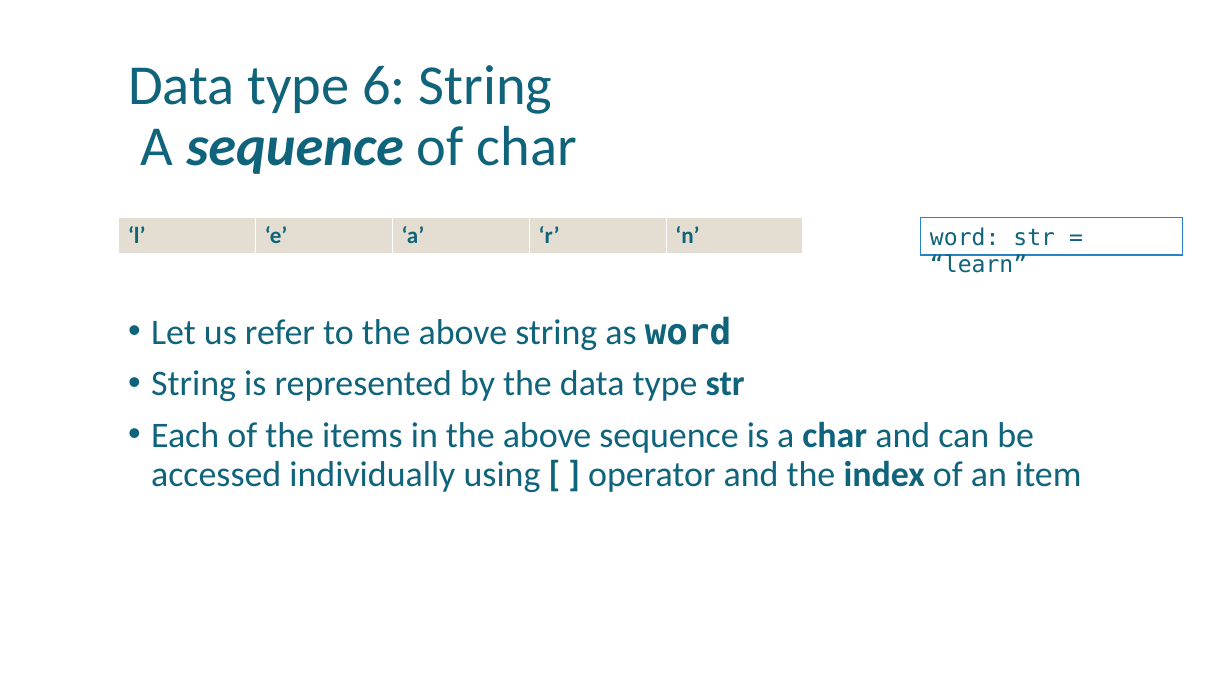
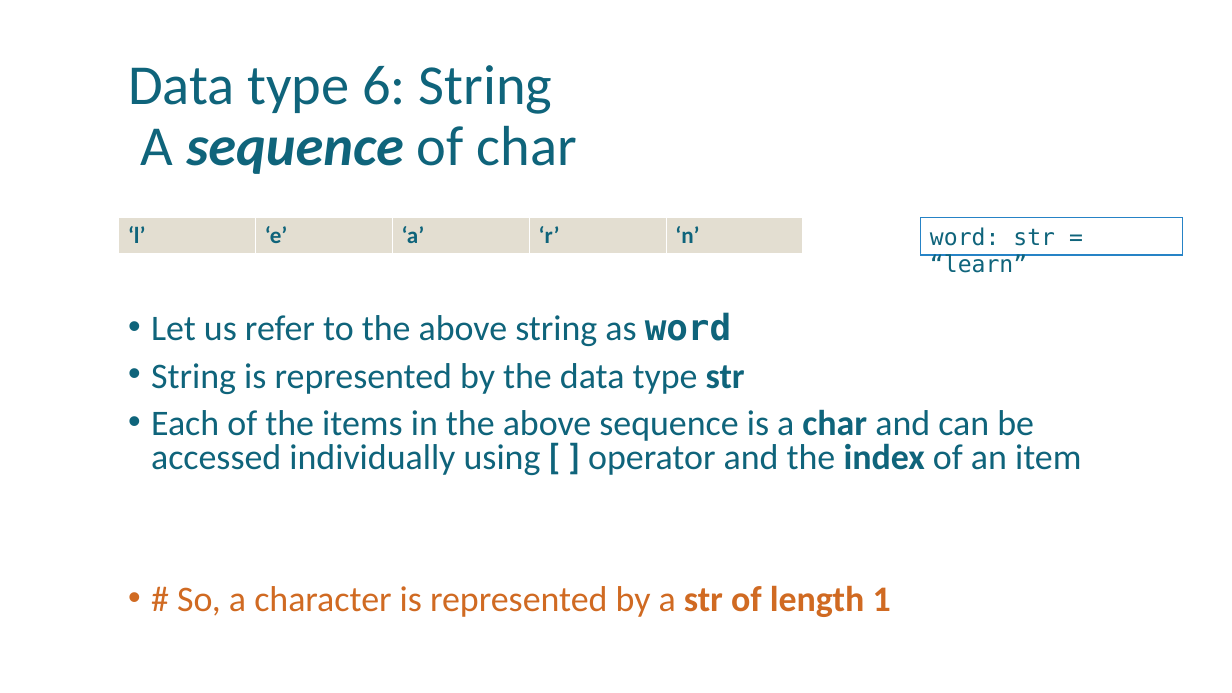
Before and after one commit to uday87j/teach_python, a slide deck: slide 11 of fundamentals/4-Conditionals, Sequence, String.pptx (slide 10 before the commit). Drawn at 1232x693 pixels with LibreOffice and Linux fonts; fonts in the diff are those of the drawing. Boxes give left, top, right and bottom in pixels: in the first picture for what was removed or moved away, otherwise in the second. Text is boxed around its words. In the diff, an @@ line names an element or a change of style, - is before the commit and + after.

Commit message:
Edits to #4

```diff
--- a/fundamentals/4-Conditionals, Sequence, String.pptx
+++ b/fundamentals/4-Conditionals, Sequence, String.pptx
@@ text at [151,312,1081,475]: line spacing 0.9 to 0.8 @@
@@ text at [177,585,891,617]: paragraph added @@
+• # So, a character is represented by a str of length 1
```
Also in this commit, not shown: 3 other slides changed, 1 slide added.
